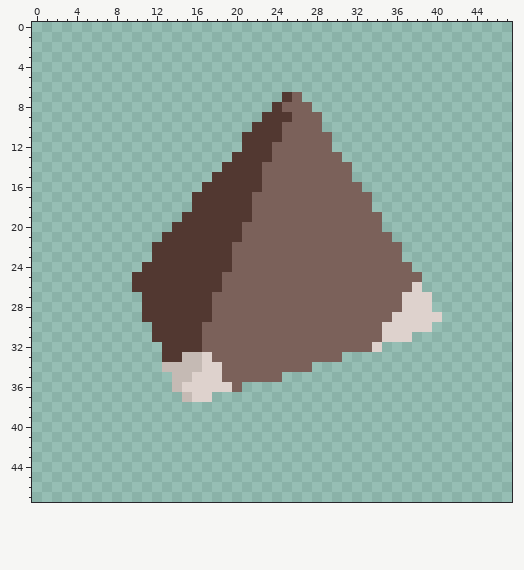
Pixel-art file: src/skins/british-museum/dice0-a.aseprite. That is the earlier state.
48x48 pixels, 1 frame.
The result:
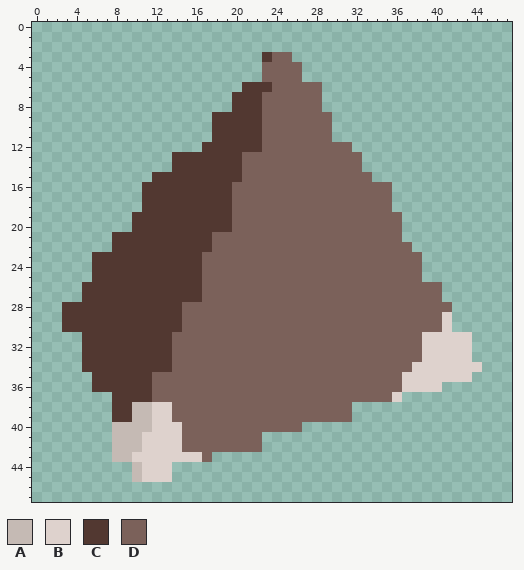
Palette (. is transparent): A #c5bab4  B #ded2cd  C #523831  D #7b615a
What changed:
Changed rows in their new state; - is an unchanged pixel.
first column x 3:
 3 --------------------CDD-------------------
 4 --------------------DDDD------------------
 5 --------------------DDDD------------------
 6 ------------------CCCDDDDD----------------
 7 -----------------CCCDDD-DD----------------
 8 -----------------CCCDD---D----------------
 9 ---------------CCCCCDDD---D---------------
10 ---------------CCCC-DD----D---------------
11 ---------------CCC--DD--------------------
12 --------------CCCC--D------DD-------------
13 -----------CCCCCC-DDD-------DD------------
14 -----------CCCCC--DD---------D------------
15 ---------CCCCCC---DD---------DD-----------
16 --------CCCCCC---DDD----------DDD---------
17 --------CCCCC----DD------------DD---------
18 --------CCCCC----DD------------DD---------
19 -------CCCCC-----DD-------------DD--------
20 -------CCCC------D--------------DD--------
21 -----CCCCC-----DDD---------------D--------
22 -----CCCC------DD-----------------D-------
23 ---CCCCCC-----DDD-----------------DD------
24 ---CCCCC------DDD------------------D------
25 ---CCCC-------DD--------------------------
26 --CCCCC-------DD-------------------DDD----
27 --CCCCCC------D-------------------DDDD----
28 CCCCCCCC----DDD-------------------DDDDD---
29 CCCCCCCC----DDD------------------DDDDDB---
30 CCCCCCCCC---DD------------------DDDDDDB---
31 --CCCCCCC--DDD------------------DDDDBBBBB-
32 --CCCCCCCC-DDD-----------------DDDDDBBBBB-
33 --CCCCCCCC-DDDD-------------DDDDDDDDBBBBB-
34 --CCCCCCCCCDDDDD---------DDDDDDDDDDBBBBBBB
35 ---CCCCCCDDDDDDD------DDDDDDDDDDDDBBBBBBB-
36 ---CCCCCCDDDDDDDD-DDDDDDDDDDDDDDDDBBBB----
37 -----CCCCDDDDDDDDDDDDDDDDDDDDDDDDB--------
38 -----CCAABBDDDDDDDDDDDDDDDDDD-------------
39 -----CCAABBDDDDDDDDDDDDDDDDDD-------------
40 -----AAAABBBDDDDDDDDDDDD------------------
41 -----AAABBBBDDDDDDDD----------------------
42 -----AAABBBBDDDDDDDD----------------------
43 -----AABBBBBBBD---------------------------
44 -------ABBB-------------------------------
45 -------ABBB-------------------------------
